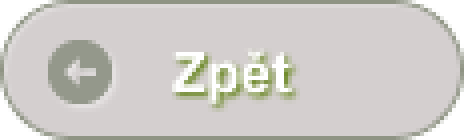
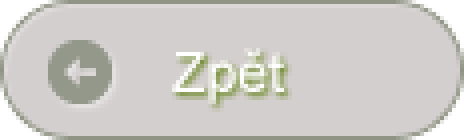
Revision of a layered (464, 140) image; what changed, layer by layer:
painted on "Zpět" over 172, 48, 292, 104
